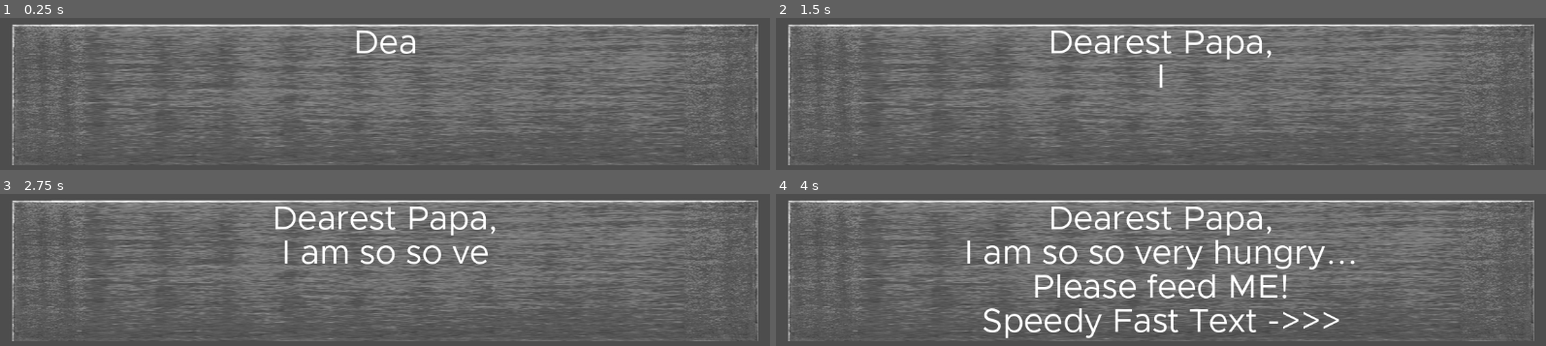
Above: before the commit, frames 1-4 (two rows, left to right).
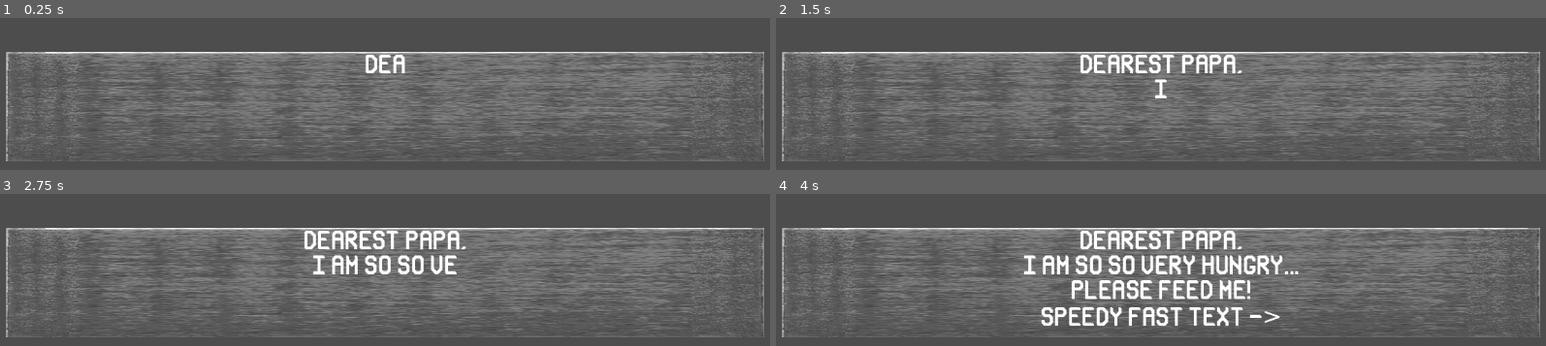
Above: after the commit, the same moments.

Repository: zbaker94/Brackeys-Jam-2026.1
Game: Godot game, scene res://Scenes/root.tscn
The game is run twice, just before and just after one commit, with the same random seed, the same clock (stepped at 60 frames per second) and the same inputs.
Inputs:
- Up to frame 1 (0.25 s): no input
- Up to frame 2 (1.5 s): tap Enter at 1.25 s
- Up to frame 3 (2.75 s): no input
- Up to frame 4 (4 s): tap Space (skip_text) at 3.5 s

The runs differ from the first frame. In frame 1, 24% of the frame differs, in the area x 0-100%, y 3-97%; in frame 2, 25%; in frame 3, 27%; in frame 4, 33%.

Commit message:
add alternate font

Diff:
--- a/Scenes/root.tscn
+++ b/Scenes/root.tscn
@@ -1,11 +1,11 @@
 [gd_scene format=3 uid="uid://bc5bk33wxk36p"]
 
 [ext_resource type="PackedScene" uid="uid://ygbq6eywa84u" path="res://Scenes/text_box.tscn" id="1_i04dx"]
-[ext_resource type="FontFile" uid="uid://pyv0utnei8v" path="res://Fonts/ClarityCity-Regular.otf" id="2_8pvmw"]
+[ext_resource type="FontFile" uid="uid://8ond7iuol3xe" path="res://Fonts/Rovkall-Regular.ttf" id="2_vnucn"]
 [ext_resource type="Script" uid="uid://cvvp8g14udawy" path="res://Resources/CharDelayMap.gd" id="3_vnucn"]
 
 [sub_resource type="Theme" id="Theme_i04dx"]
-default_font = ExtResource("2_8pvmw")
+default_font = ExtResource("2_vnucn")
 
 [sub_resource type="Resource" id="Resource_c3mwy"]
 script = ExtResource("3_vnucn")
@@ -23,17 +23,19 @@
 [node name="Root" type="Node2D" unique_id=1854834937]
 
 [node name="TextBox" parent="." unique_id=2000714749 instance=ExtResource("1_i04dx")]
-offset_left = -555.0
-offset_top = 107.0
-offset_right = 554.0
-offset_bottom = 317.0
+offset_left = -564.0
+offset_top = 148.0
+offset_right = 563.0
+offset_bottom = 311.02823
 
 [node name="Text" parent="TextBox/Background/MarginContainer" parent_id_path=PackedInt32Array(2000714749, 1203162799) index="0" unique_id=1510689704]
 theme = SubResource("Theme_i04dx")
+theme_override_constants/line_separation = 8
 text = "Dearest Papa,
 I am so {pause_4}so {speed_1.5}very hungry{speed_reset}...
 Please{pause_4} feed{pause_7} ME!
-{speed_20}Speedy Fast Text ->>>"
+{speed_20}Speedy Fast Text ->"
+minimum_font_size = 10
 maximum_font_size = 60
 char_delay_map = SubResource("Resource_c3mwy")
 
Binary file added: Fonts/Rovkall-Regular.ttf
Not shown, added: Fonts/Rovkall-Regular.ttf.import
